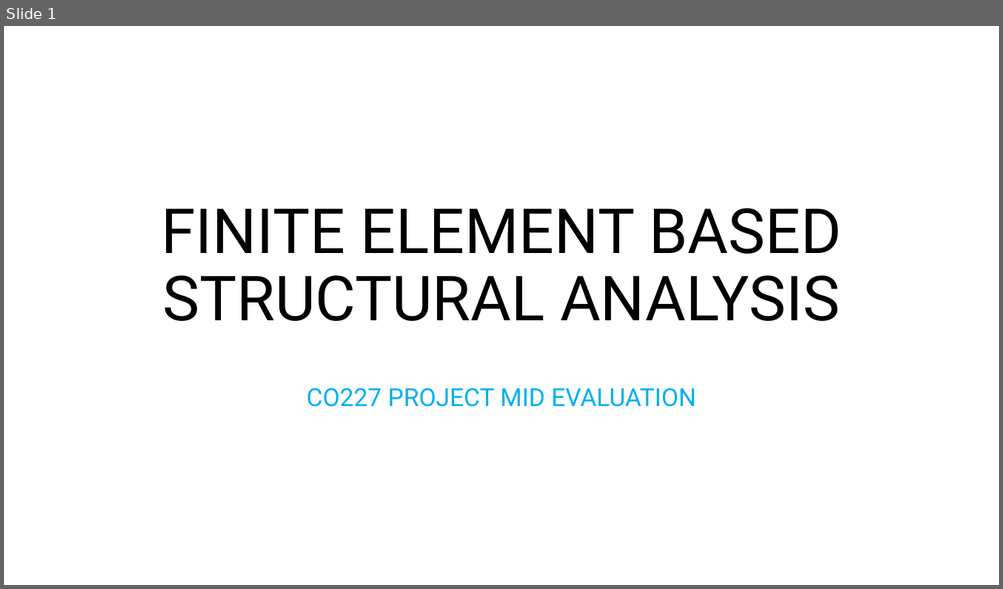
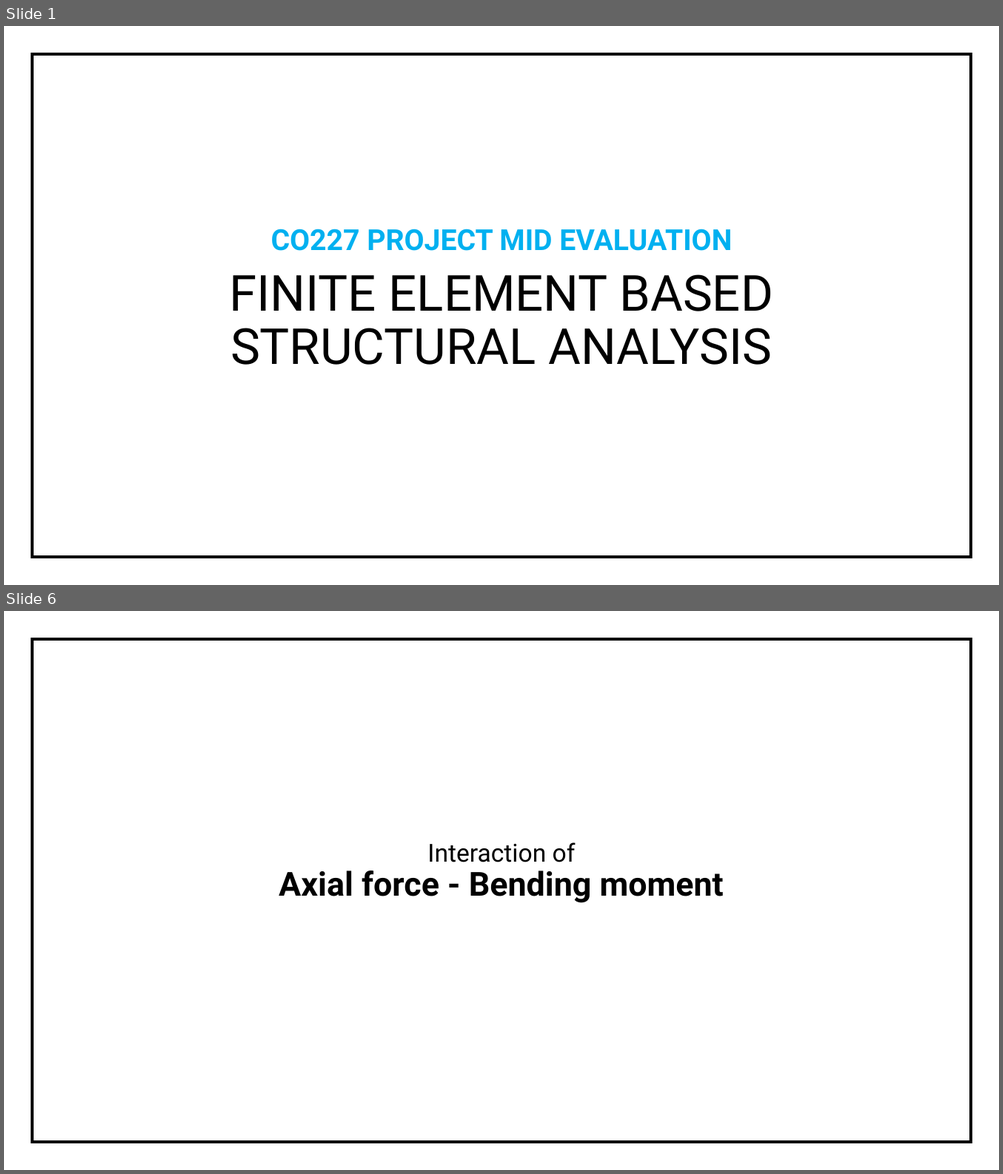
Before and after one commit to imsuneth/FEM, a slide deck: Documentations/Mid evaluation presentation/FINITE ELEMENT BASED STRUCTURAL ANALYSIS.pptx. Shown one above the other, each under a label of ours: slide 1 before the commit, slides 1 and 6 after it; the slides between them are not shown. The pictures are 1003x589 and 1003x1174 pixels, drawn with LibreOffice and Linux fonts; fonts in the diff are those of the drawing. Boxes give left, top, right and bottom in pixels: in the first picture for what was removed or moved away, otherwise in the second. Text is boxed around its words. In the diff, an @@ line names an element or a change of style, - is before the commit and + after.

```diff
--- a/Documentations/Mid evaluation presentation/FINITE ELEMENT BASED STRUCTURAL ANALYSIS.pptx
+++ b/Documentations/Mid evaluation presentation/FINITE ELEMENT BASED STRUCTURAL ANALYSIS.pptx
@@ slide 6 added at [4,611,999,1170], background #FFFFFF @@
@@ rectangle added at [32,639,971,1143], outline #000000 3 pt @@
@@ text added at [279,843,723,903], 32 pt, text #000000, bold @@
+Interaction of
+Axial force - Bending moment
@@ slide 1 changed as well @@
@@ rectangle added at [32,54,971,558], outline #000000 3 pt @@
@@ text "CO227 PROJECT MID EVALUATION": place and size @@
-text "CO227 PROJECT MID EVALUATION" at [307,388,696,407]
+text "CO227 PROJECT MID EVALUATION" at [271,229,731,251]
@@ text "CO227 PROJECT MID EVALUATION" at [271,229,731,251]: size 24 to 28 pt, bold on @@
@@ text at [229,275,773,365]: text changed; size 60 to 48 pt @@
-FINITE ELEMENT BASED STRUCTURAL ANALYSIS
+FINITE ELEMENT BASED
+STRUCTURAL ANALYSIS
```
Also in this commit, not shown: 14 other slides added, 1 slide removed, 11 other files.
